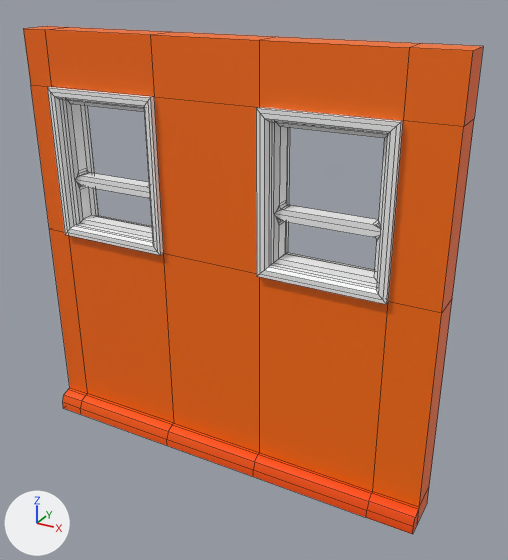
Before and after pictures for a commit that changed the FBX model Assets/DevelopiaModel/Walls/Orange Walls/O_Wall003.fbx.
Before and after are seen from a 50 mm camera at (1.92, -3.21, 2.8) aimed at (0.15, 0.0, 1.19). The lights are fixed; the arrows at lower left show +X, +Y and +Z. Mesh edges are drawn as thin lines. Where no turn or scale is listed for an object, it has been applied to the vertices.

The first picture shows 'Wall003.001'.
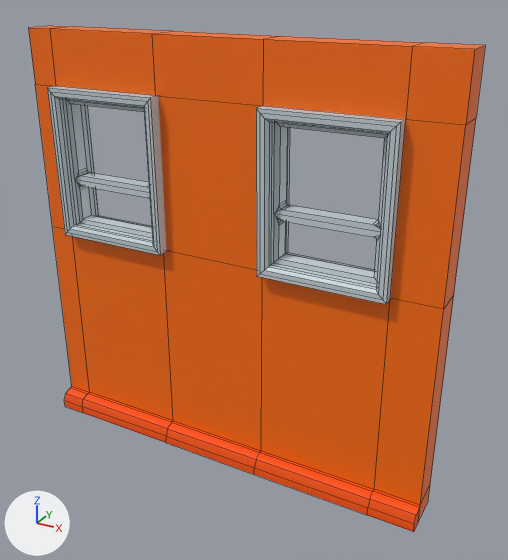
What changed in the scene script:
```text
Change me_cube_041:
    used by ob_wall003_001; location = (0.0, 0.0, 0.0)
    remove me_cube_041.from_pydata(...)  # 292 vertices, 304 faces; spans x -1.25..1.25, y -0.21..0.09, z 0.0..2.5
    add me_cube_041.from_pydata(...)  # 284 vertices, 296 faces; spans x -1.25..1.25, y -0.19..0.09, z 0.0..2.5
    me_cube_041 part 1
    54 vertices are removed from x -1.25..1.25, y -0.21..0.07, z 0.0..2.5
    68 faces are deleted
    5 vertices in x -1.25..1.25, y -0.21, z 0.05 move by (0.0, 0.02, -0.05)
    5 vertices in x -1.25..1.25, y -0.19, z 0.1 move by (0.0, 0.0, -0.05)
    5 vertices in x -1.25..1.25, y -0.15, z 0.12 move by (0.0, -0.03, -0.02)
    3 vertices in x -1.09..0.98, y 0.07, z 0.0 move by (0.0, 0.01, 0.12)
    3 vertices in x -1.09..0.98, y -0.21, z 0.0 move by (0.0, 0.1, 0.0)
    3 vertices in x -1.09..0.98, y -0.13, z 0.0 move by (0.0, 0.21, 0.0)
    9 vertices move from x -1.09..0.98, y -0.21..0.07, z 0.0..0.12 to x -1.25..1.25, y -0.19..0.08, z 0.0..0.12
    10 vertices are added at x -1.25..1.25, y -0.11..0.08, z 0.0..0.12
    12 new vertices lie (0.0, 0.0, 1.19) away from vertices in x -1.25..1.25, y -0.11..0.07, z 0.0..0.12
    12 new vertices lie (0.0, 0.0, 0.88) away from vertices in x -1.25..1.25, y -0.11..0.08, z 1.31
    12 new vertices lie (0.0, 0.0, 0.31) away from vertices in x -1.25..1.25, y -0.11..0.08, z 2.19
    60 new faces join them
    me_cube_041 part 2: 212 kept faces spanning x -1.09..0.98, y -0.18..0.09, z 1.3..2.19 get new texture (UV) coordinates
```

Where the change shows, as pixel boxes (x1, y1, x2, y2) in the pictures (508 x 560 px; the box of a moved part takes in the faces that stretch with it):
'Wall003.001', reshaped
    before: (23, 26, 483, 534)
    after: (28, 26, 485, 532)
part 1 of me_cube_041, moved or reshaped
    before: (23, 26, 483, 534)
    after: (28, 26, 485, 532)
part 2 of me_cube_041, surface changed
    both: (47, 87, 403, 304)
